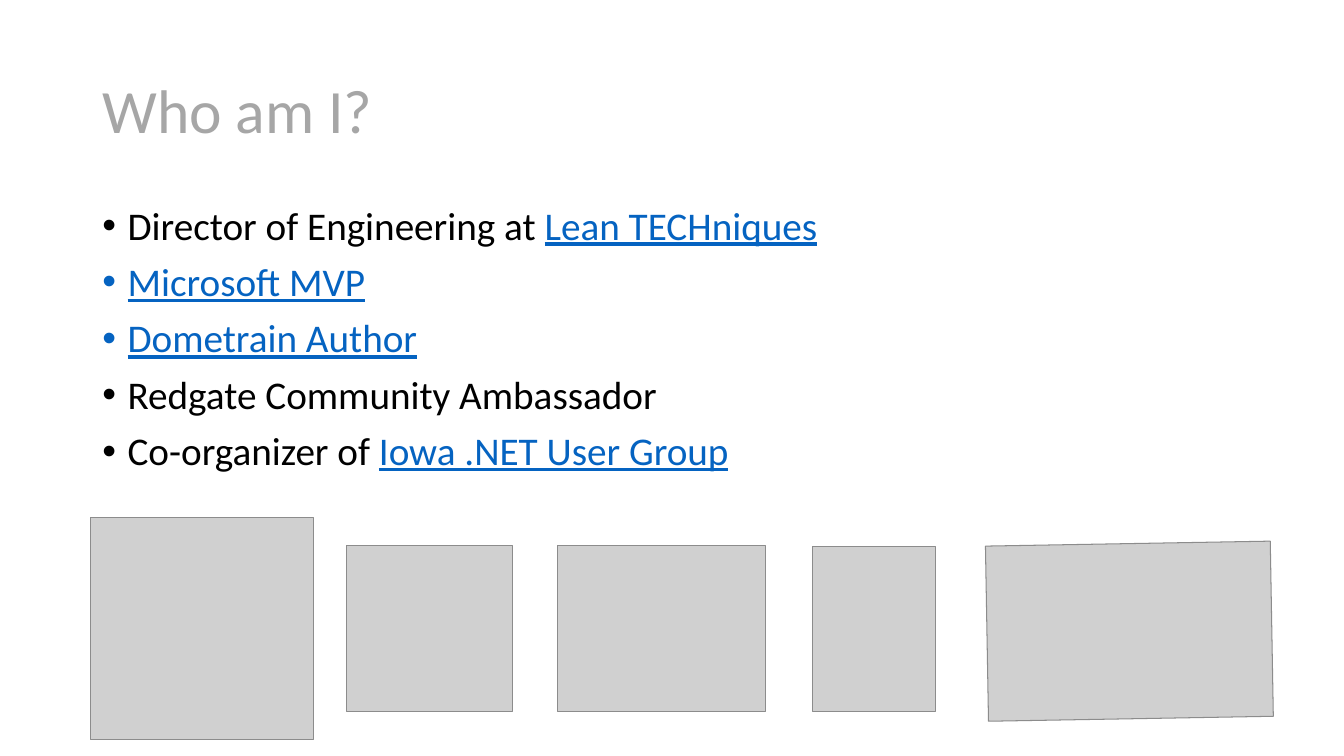
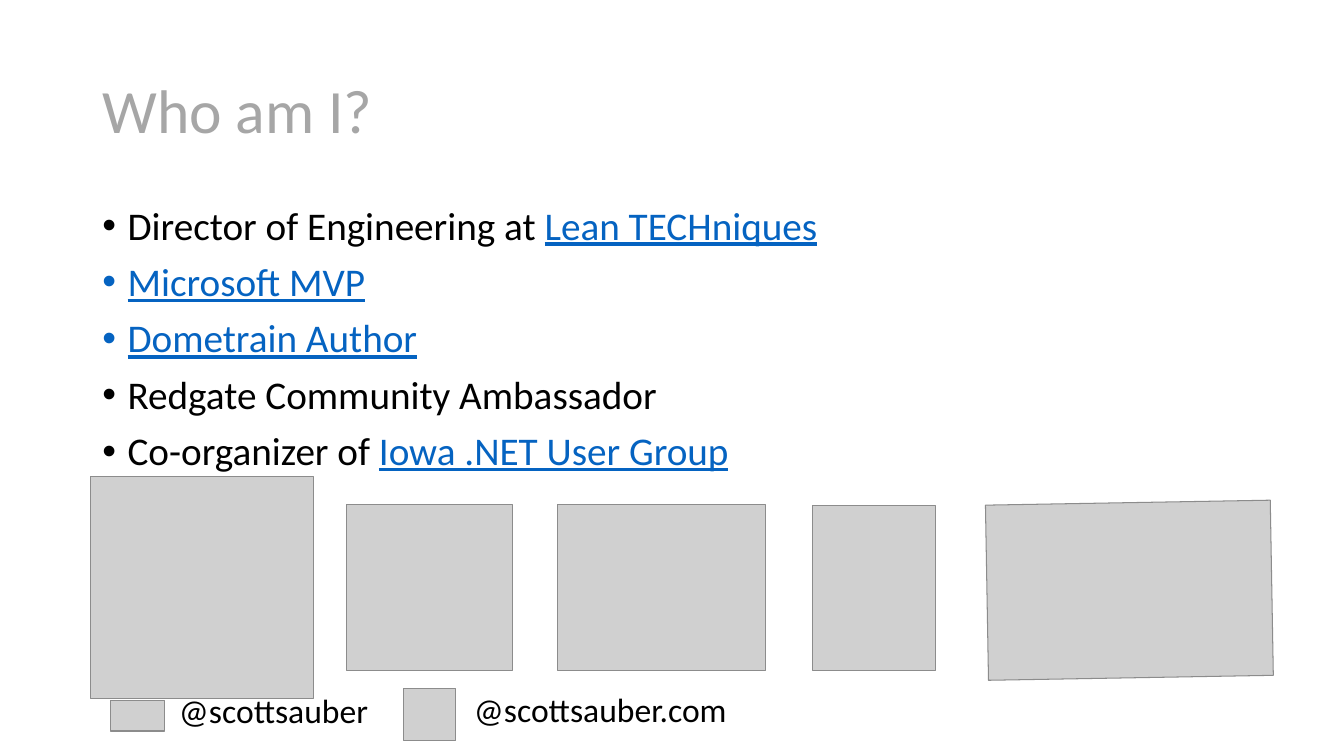
Before and after one commit to scottsauber/workshop-dotnet-azure-github-bicep, a slide deck: slide 8 of AzureDotNetBicep-Workshop.pptx. Drawn at 1344x756 pixels with LibreOffice and Linux fonts; fonts in the diff are those of the drawing; grey boxes stand for pictures. Boxes give left, top, right and bottom in pixels: in the first picture for what was removed or moved away, otherwise in the second. Text is boxed around its words. In the diff, an @@ line names an element or a change of style, - is before the commit and + after.

Commit message:
update slides and use p0v3

```diff
--- a/AzureDotNetBicep-Workshop.pptx
+++ b/AzureDotNetBicep-Workshop.pptx
@@ 5 pictures: place and size @@
-5 pictures at [91, 517, 1274, 740]
+5 pictures at [91, 477, 1274, 700]
@@ picture added at [404, 689, 457, 741] @@
@@ picture added at [110, 701, 164, 731] @@
@@ text added at [179, 696, 368, 727], 24 pt, text #000000 @@
+@scottsauber
@@ text added at [474, 698, 727, 726], 24 pt, text #000000 @@
+@scottsauber.com
```
Also in this commit, not shown: 1 other slide changed, 2 other files.
